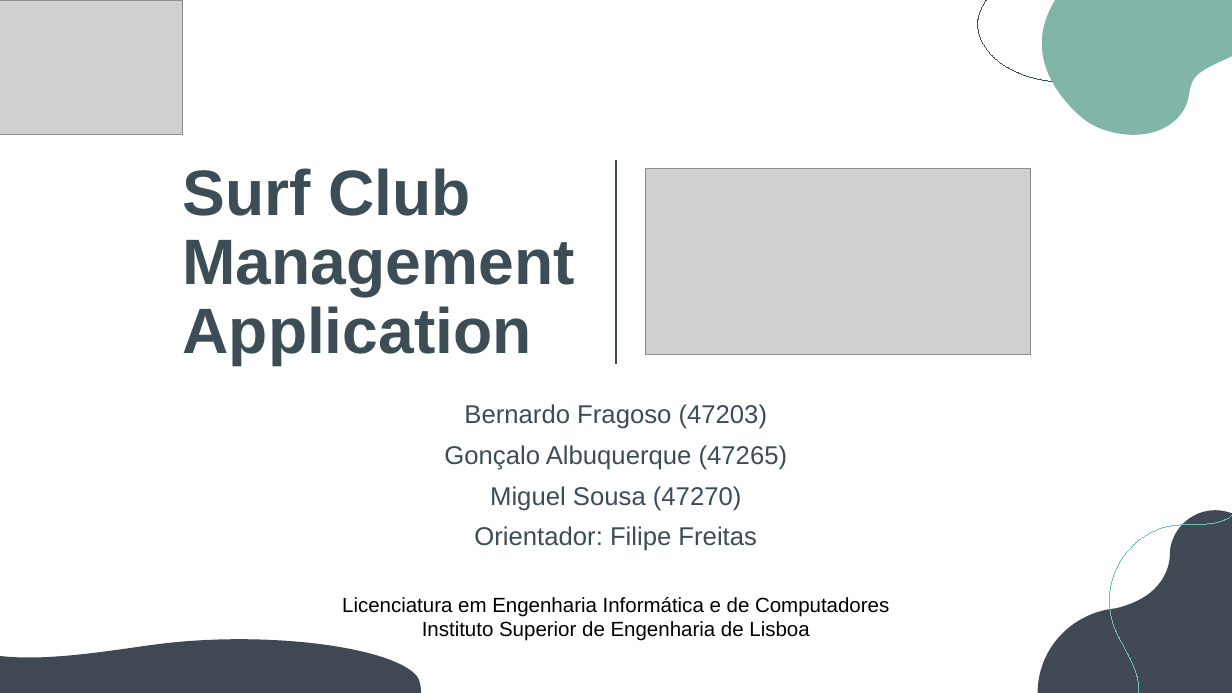
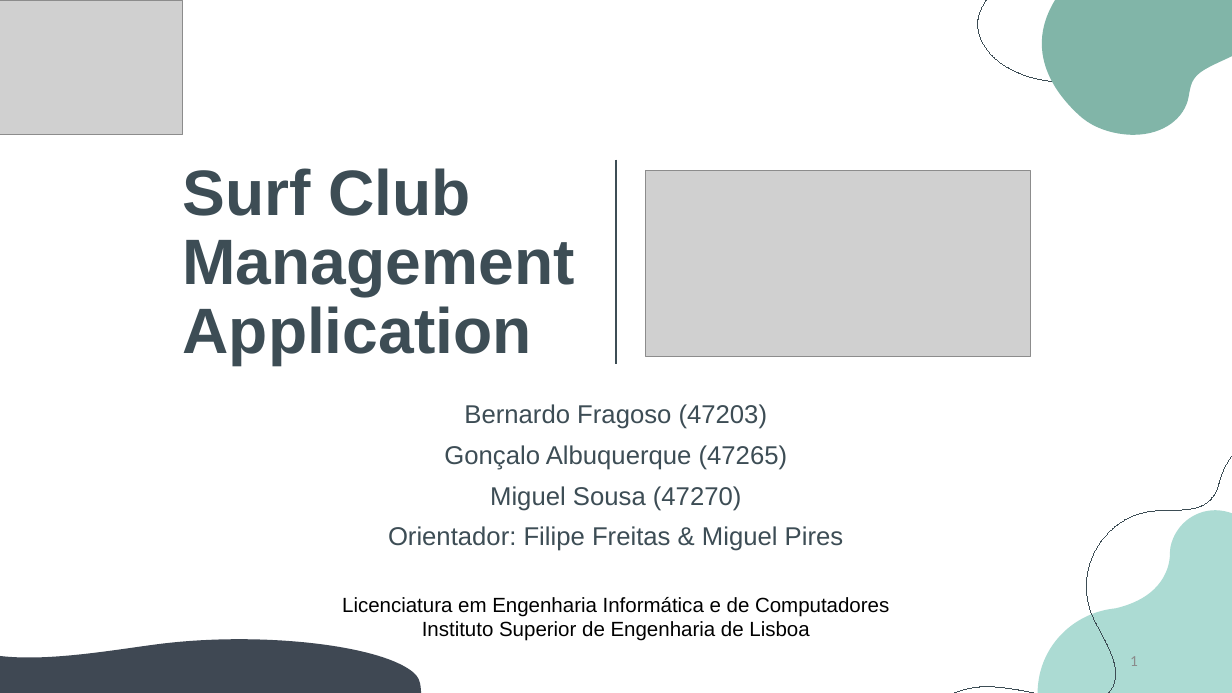
Before and after one commit to BernardoFMF/surf-management-app, a slide deck: slide 1 of docs/demonstracao-progresso.pptx. Drawn at 1232x693 pixels with LibreOffice and Linux fonts; fonts in the diff are those of the drawing; grey boxes stand for pictures. Boxes give left, top, right and bottom in pixels: in the first picture for what was removed or moved away, otherwise in the second. Text is boxed around its words. In the diff, an @@ line names an element or a change of style, - is before the commit and + after.

```diff
--- a/docs/demonstracao-progresso.pptx
+++ b/docs/demonstracao-progresso.pptx
@@ freeform shape resized from (x1=954, y1=444, x2=1232, y2=693) to (x1=931, y1=429, x2=1232, y2=693) @@
@@ freeform shape at (x1=931, y1=429, x2=1232, y2=693): outline #6EC0B2 0.75 pt to #3D4D55 0.75 pt @@
@@ subtitle at (x1=388, y1=526, x2=844, y2=551): text changed @@
-Orientador: Filipe Freitas
+Orientador: Filipe Freitas & Miguel Pires
@@ freeform shape at (x1=1031, y1=510, x2=1232, y2=693): fill #3F4853 to #ACDBD3 @@
@@ page number added at (x1=1130, y1=656, x2=1138, y2=666), 12 pt, text #8C8C8C @@
+1
```
Also in this commit, not shown: 12 other slides changed, 1 slide added.
